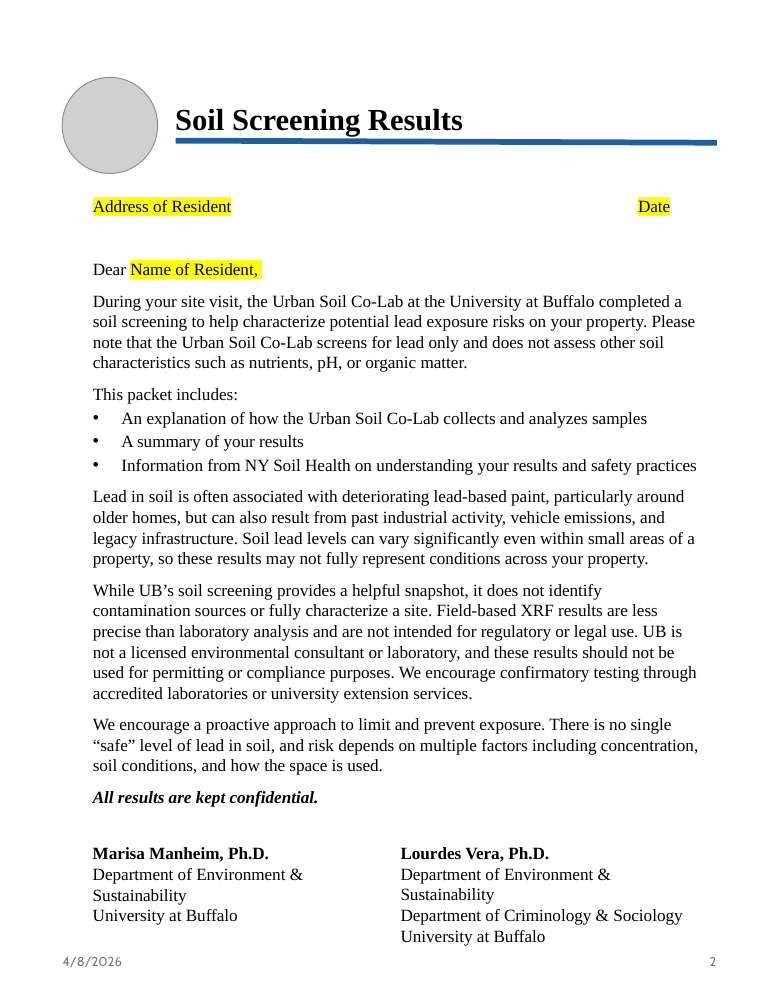
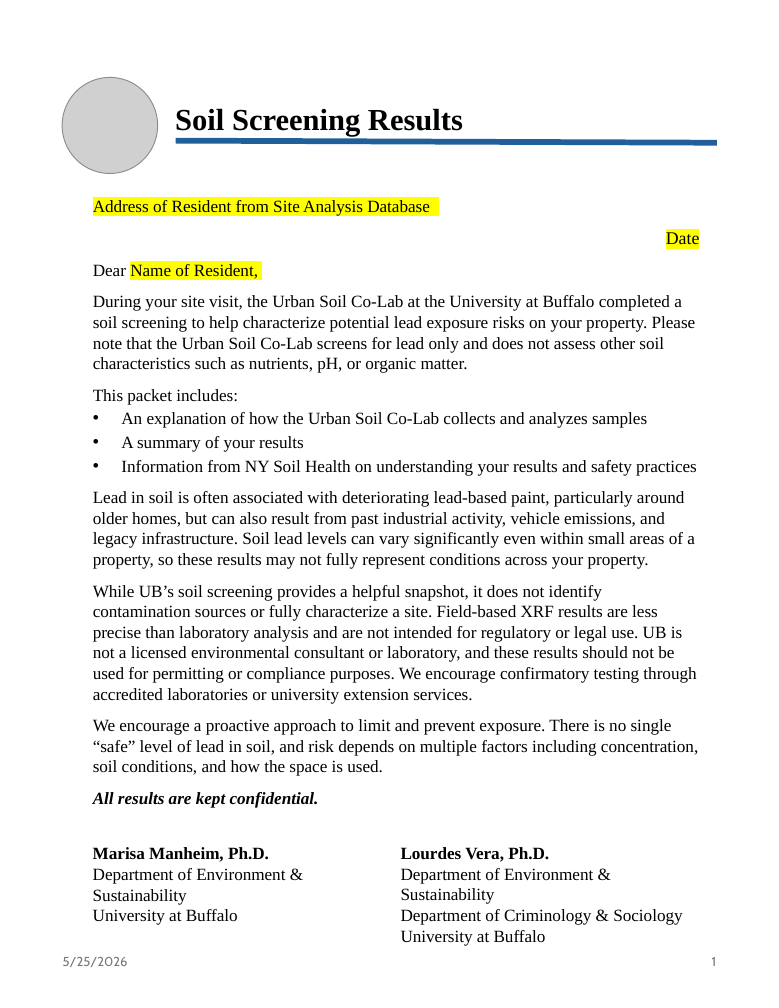
Before and after one commit to ishas-02/Urban-Soil-Co-Lab, a slide deck: slide 1 of src/Resident_Report_Template.pptx. Drawn at 779x1008 pixels with LibreOffice and Linux fonts; fonts in the diff are those of the drawing; grey boxes stand for pictures. Boxes give left, top, right and bottom in pixels: in the first picture for what was removed or moved away, otherwise in the second. Text is boxed around its words. In the diff, an @@ line names an element or a change of style, - is before the commit and + after.

```diff
--- a/src/Resident_Report_Template.pptx
+++ b/src/Resident_Report_Template.pptx
@@ text at (93, 200, 700, 249): text changed @@
-Address of Resident Date
+Address of Resident from Site Analysis Database
+Date
@@ text at (63, 957, 128, 967): text changed @@
-4/8/2026
+5/25/2026
@@ page number at (712, 957, 717, 966): text changed; size 10 to 10.2 pt @@
-2
+1
```
Also in this commit, not shown: 3 other slides changed, 3 slides removed, 4 other files.
